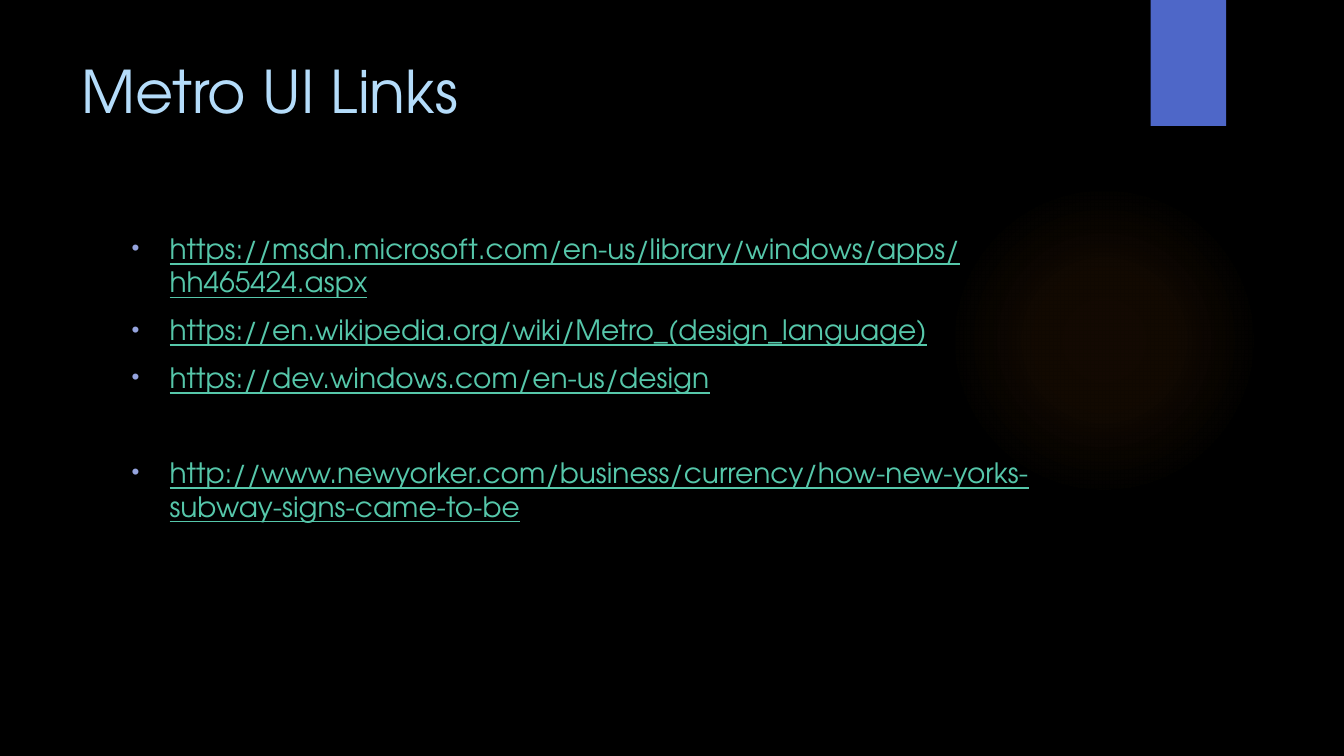
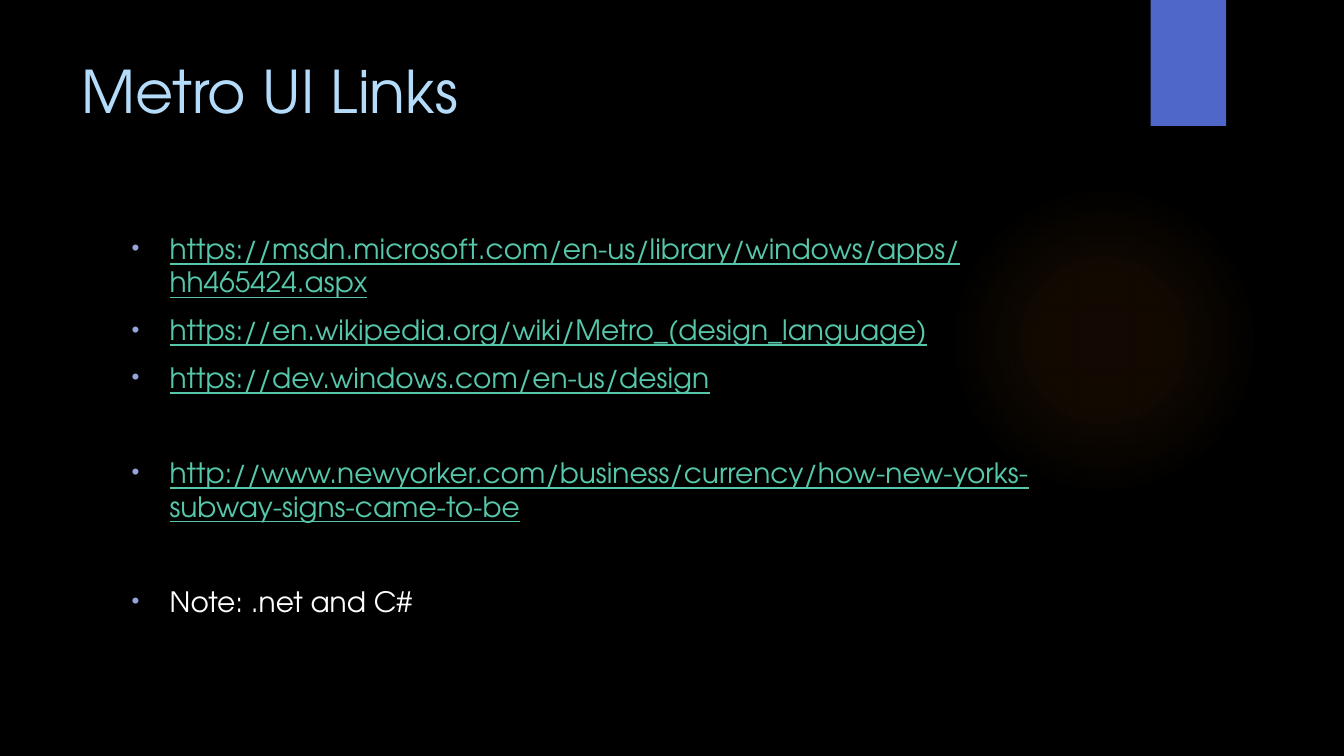
Before and after one commit to WitsSoftDev/SoftDev2016, a slide deck: slide 35 of Session 5/Softdev Session 5 2016.pptx (slide 36 before the commit). Drawn at 1344x756 pixels with LibreOffice and Linux fonts; fonts in the diff are those of the drawing; background and template pictures are left out. Boxes give left, top, right and bottom in pixels: in the first picture for what was removed or moved away, otherwise in the second. Text is boxed around its words. In the diff, an @@ line names an element or a change of style, - is before the commit and + after.

```diff
--- a/Session 5/Softdev Session 5 2016.pptx
+++ b/Session 5/Softdev Session 5 2016.pptx
@@ text at <box>170,591,412,613</box>: paragraph added @@
+• Note: .net and C#
```
Also in this commit, not shown: 12 other slides changed, 3 slides added, 5 slides removed, 16 other files.
